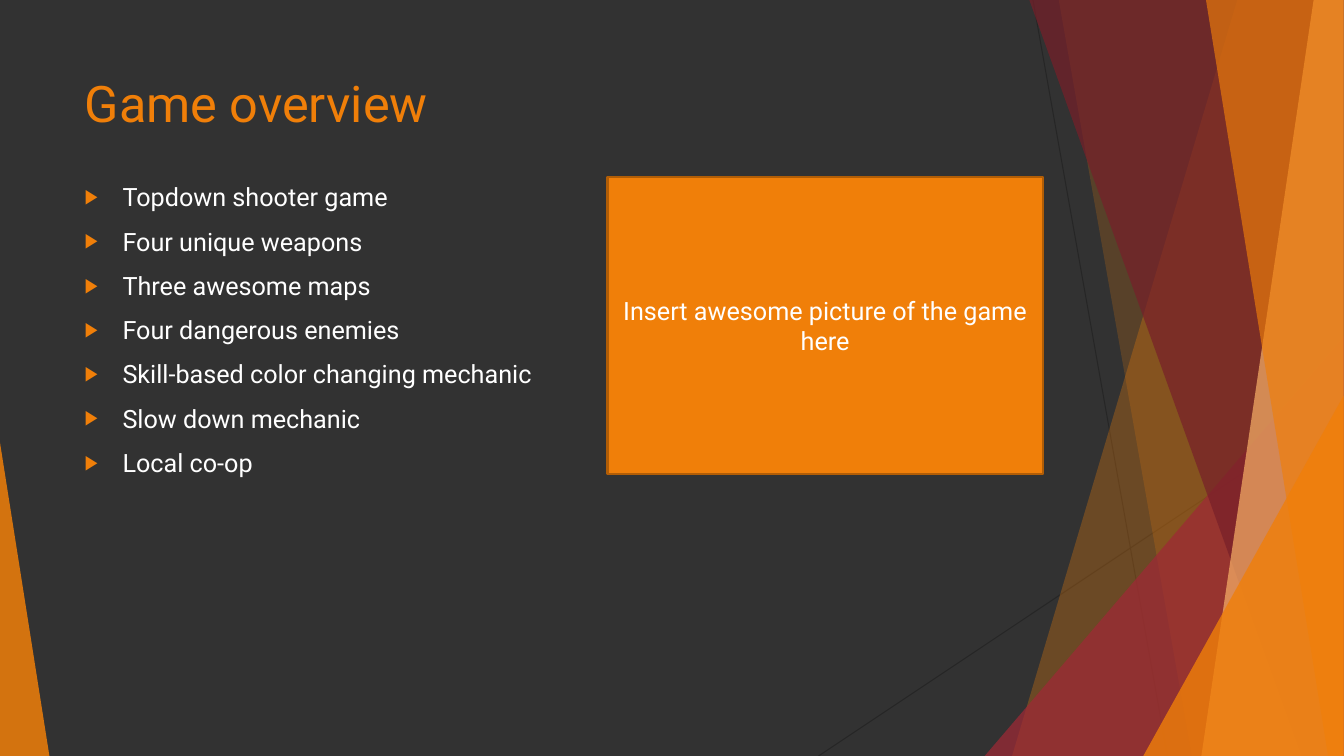
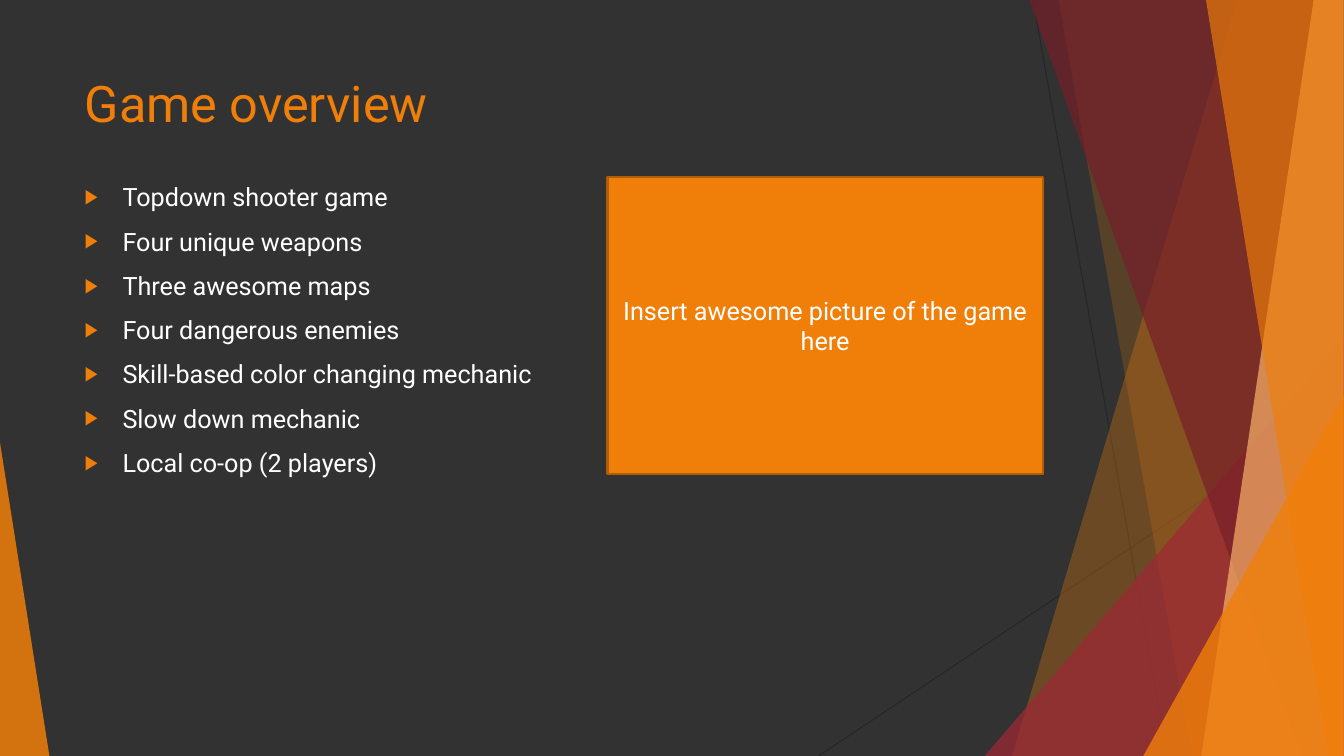
Before and after one commit to isurakka/game-programming-project, a slide deck: slide 2 of TopdownGame.pptx. Drawn at 1344x756 pixels with LibreOffice and Linux fonts; fonts in the diff are those of the drawing. Boxes give left, top, right and bottom in pixels: in the first picture for what was removed or moved away, otherwise in the second. Text is boxed around its words. In the diff, an @@ line names an element or a change of style, - is before the commit and + after.

```diff
--- a/TopdownGame.pptx
+++ b/TopdownGame.pptx
@@ text at [123, 452, 377, 478]: text changed @@
-▶ Local co-op
+▶ Local co-op (2 players)
```
Also in this commit, not shown: 2 other slides changed, 1 slide added.
